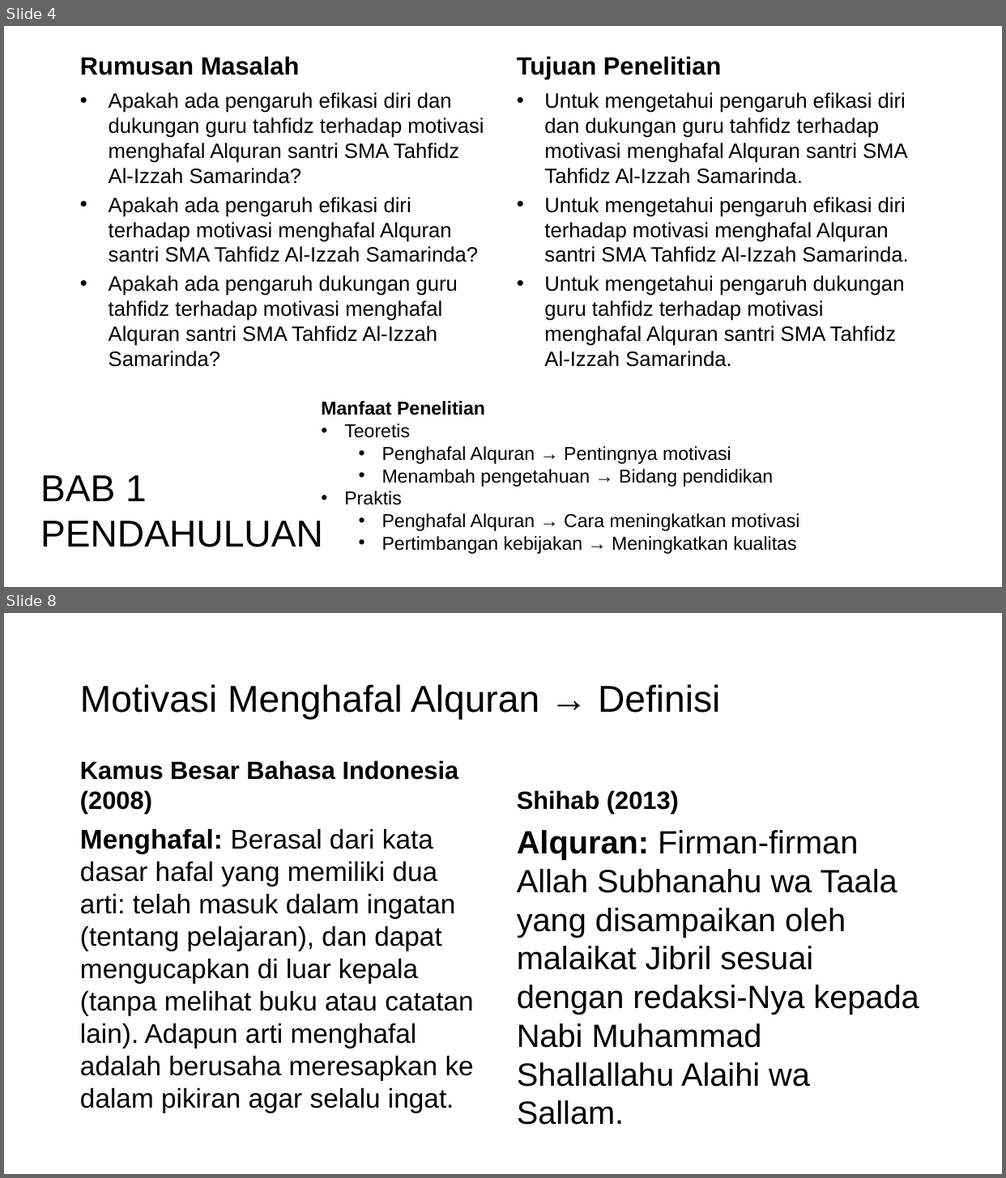
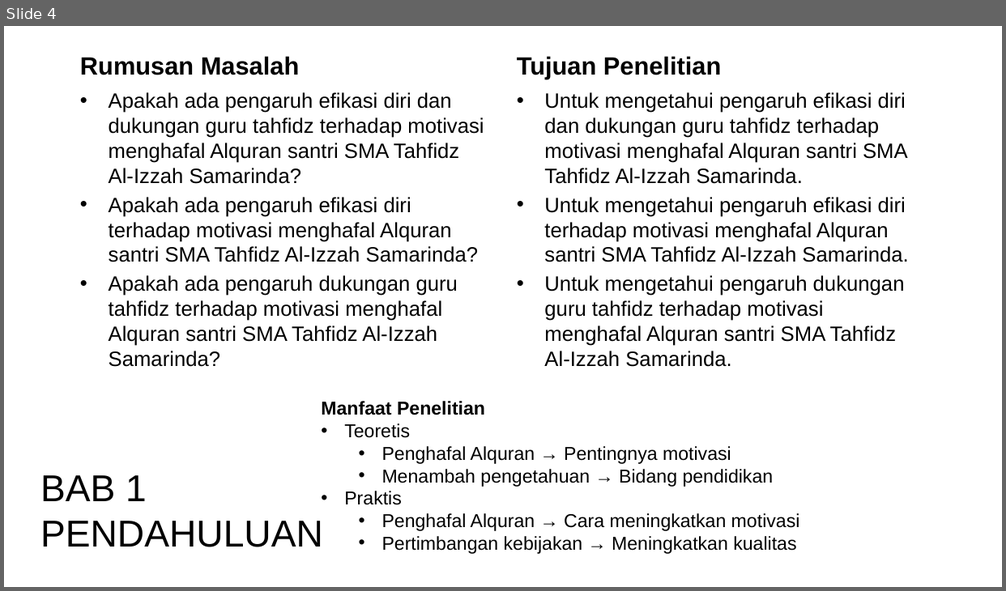
Before and after one commit to mzaini30/skripsi, a slide deck: seminar proposal.pptx. Shown one above the other, each under a label of ours: slides 4 and 8 before the commit, slide 4 after it; the slides between them are not shown. The pictures are 1006x1178 and 1006x591 pixels, drawn with LibreOffice and Linux fonts; fonts in the diff are those of the drawing; background and template pictures are left out. Boxes give left, top, right and bottom in pixels: in the first picture for what was removed or moved away, otherwise in the second. Text is boxed around its words. In the diff, an @@ line names an element or a change of style, - is before the commit and + after.

```diff
--- a/seminar proposal.pptx
+++ b/seminar proposal.pptx
@@ slide 8 removed at (4, 613, 1002, 1174), background picture (left out) @@
@@ title removed at (80, 684, 720, 720) @@
-Motivasi Menghafal Alquran → Definisi
@@ text removed at (80, 760, 459, 814) @@
-Kamus Besar Bahasa Indonesia (2008)
@@ text removed at (517, 790, 679, 814) @@
-Shihab (2013)
@@ text removed at (80, 828, 474, 1113) @@
-Menghafal: Berasal dari kata dasar hafal yang memiliki dua arti: telah masuk dalam ingatan (tentang pelajaran), dan dapat mengucapkan di luar kepala (tanpa melihat buku atau catatan lain). Adapun arti menghafal adalah berusaha meresapkan ke dalam pikiran agar selalu ingat.
@@ text removed at (517, 830, 918, 1125) @@
-Alquran: Firman-firman Allah Subhanahu wa Taala yang disampaikan oleh malaikat Jibril sesuai dengan redaksi-Nya kepada Nabi Muhammad Shallallahu Alaihi wa Sallam.
```
Also in this commit, not shown: 2 slides changed, 1 slide added, 16 other slides removed.
